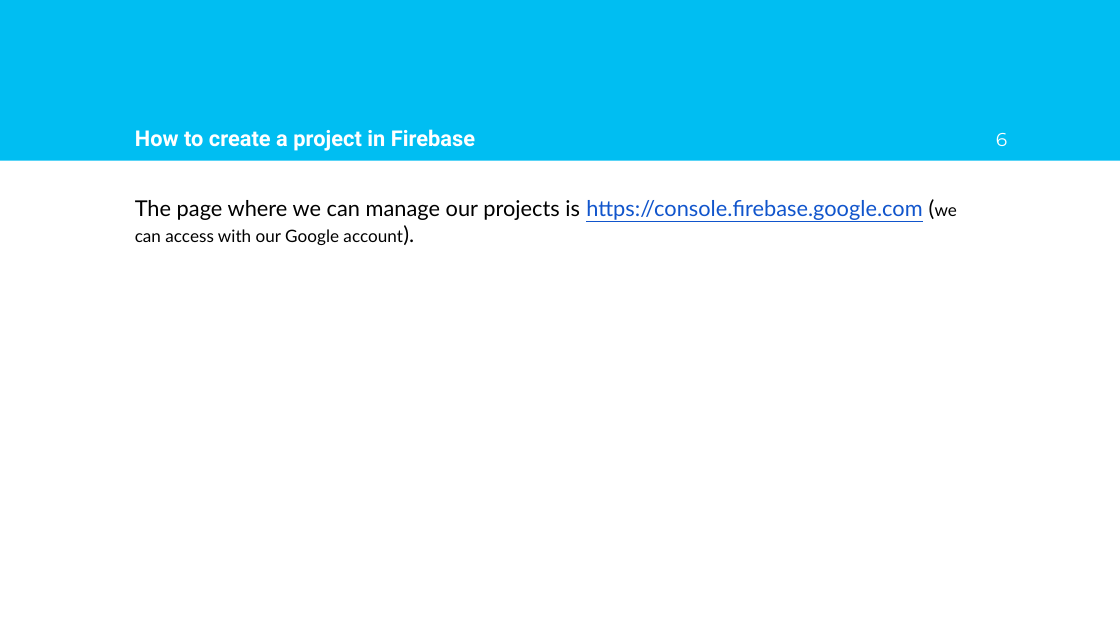
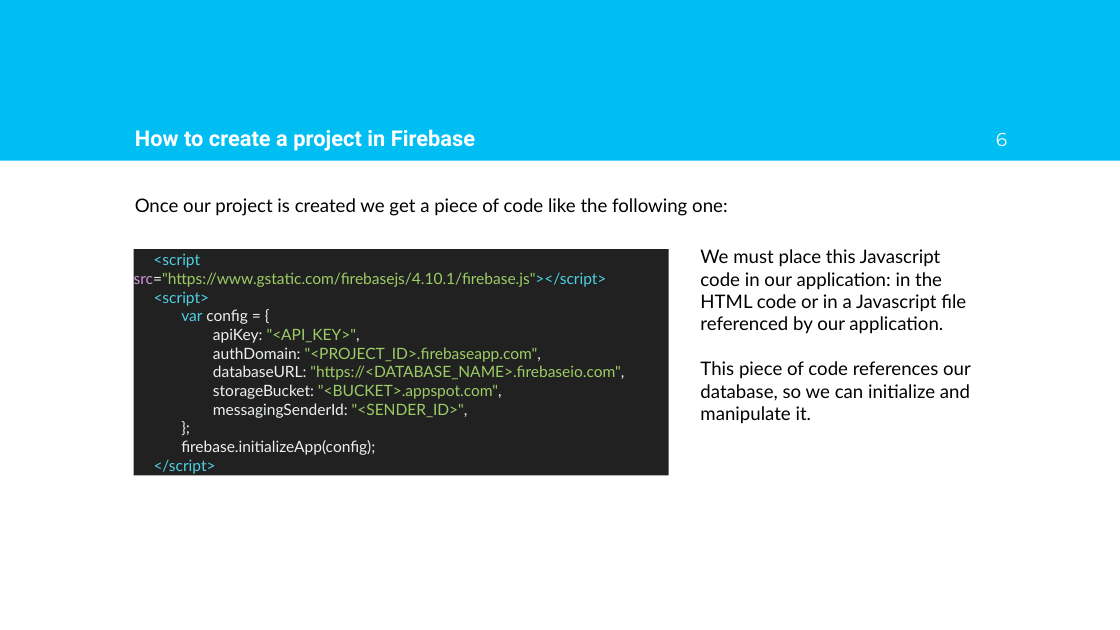
Before and after one commit to AlfonsoLRz/Firebase-Tutorial, a slide deck: slide 6 of doc/Tutorial.pptx. Drawn at 1120x630 pixels with LibreOffice and Linux fonts; fonts in the diff are those of the drawing; background and template pictures are left out. Boxes give left, top, right and bottom in pixels: in the first picture for what was removed or moved away, otherwise in the second. Text is boxed around its words. In the diff, an @@ line names an element or a change of style, - is before the commit and + after.

```diff
--- a/doc/Tutorial.pptx
+++ b/doc/Tutorial.pptx
@@ text at [135,198,727,216]: text changed; size 14 to 12 pt @@
-The page where we can manage our projects is https://console.firebase.google.com (we can access with our Google account).
+Once our project is created we get a piece of code like the following one:
@@ rectangle added at [133,250,669,476], fill #212121, 10 pt, text #9CCC65 @@
+<script src="https://www.gstatic.com/firebasejs/4.10.1/firebase.js"></script>
+<script>
+var config = {
+apiKey: "<API_KEY>",
+authDomain: "<PROJECT_ID>.firebaseapp.com",
+databaseURL: "https://<DATABASE_NAME>.firebaseio.com",
+storageBucket: "<BUCKET>.appspot.com",
+messagingSenderId: "<SENDER_ID>",
+};
+firebase.initializeApp(config);
+</script>
@@ text added at [700,249,971,424], 12 pt, text #000000 @@
+We must place this Javascript code in our application: in the HTML code or in a Javascript file referenced by our application.
+This piece of code references our database, so we can initialize and manipulate it.
```
Also in this commit, not shown: 5 other slides changed, 2 slides added, 1 slide removed.
